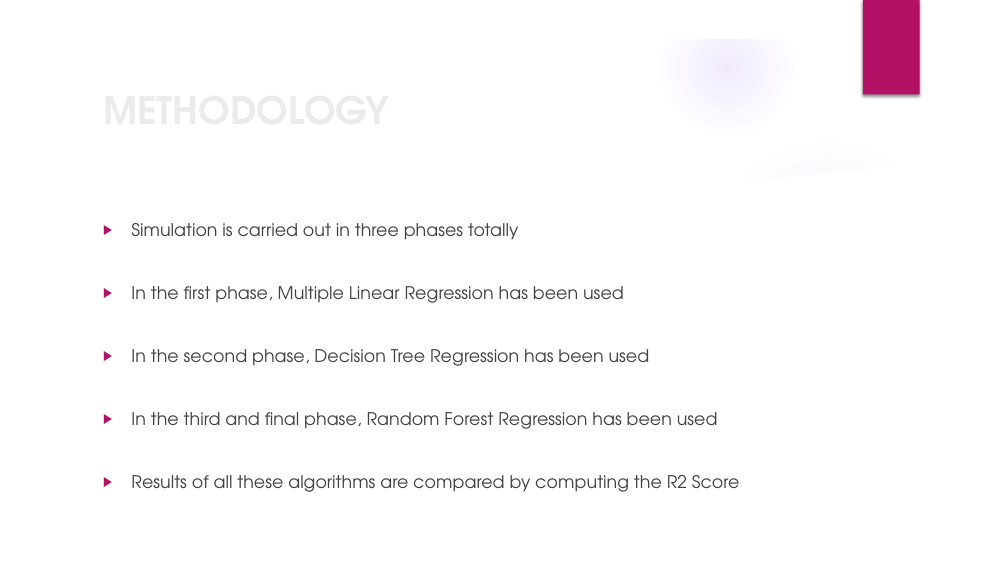
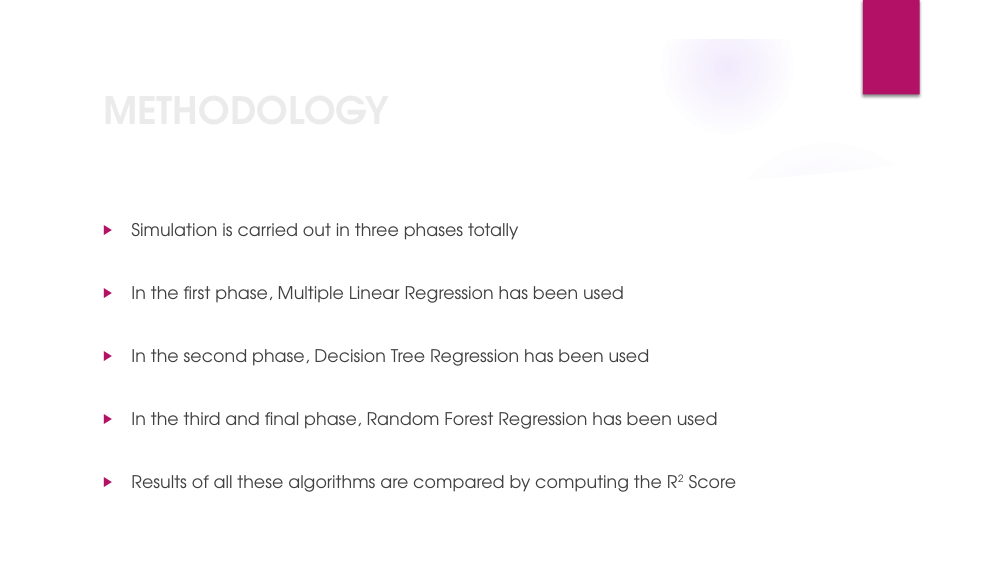
Before and after one commit to nsudhanva/ectm, a slide deck: slide 6 of docs/ectm_presentation.pptx. Drawn at 1008x567 pixels with LibreOffice and Linux fonts; fonts in the diff are those of the drawing; background and template pictures are left out. Boxes give left, top, right and bottom in pixels: in the first picture for what was removed or moved away, otherwise in the second. Text is boxed around its words. In the diff, an @@ line names an element or a change of style, - is before the commit and + after.

```diff
--- a/docs/ectm_presentation.pptx
+++ b/docs/ectm_presentation.pptx
@@ text at <box>131,475,737,492</box>: now superscript in "R2" @@
```
Also in this commit, not shown: 3 other slides changed, 1 other file.
